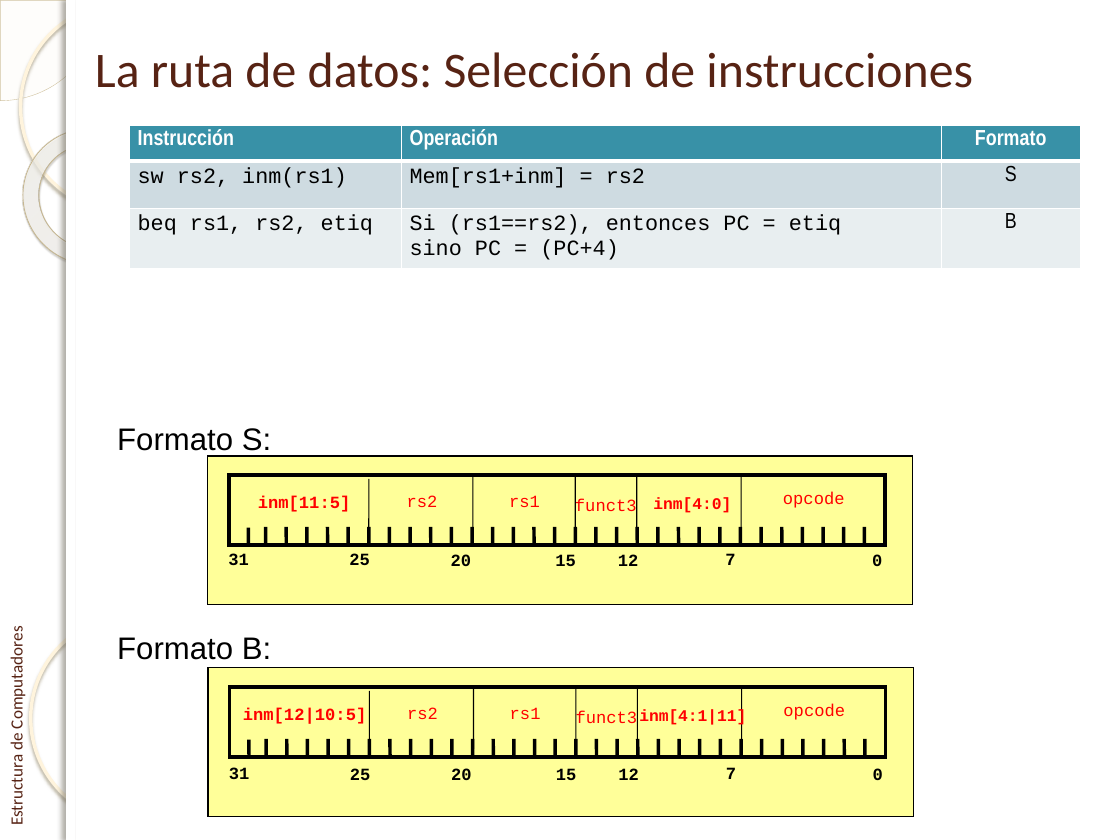
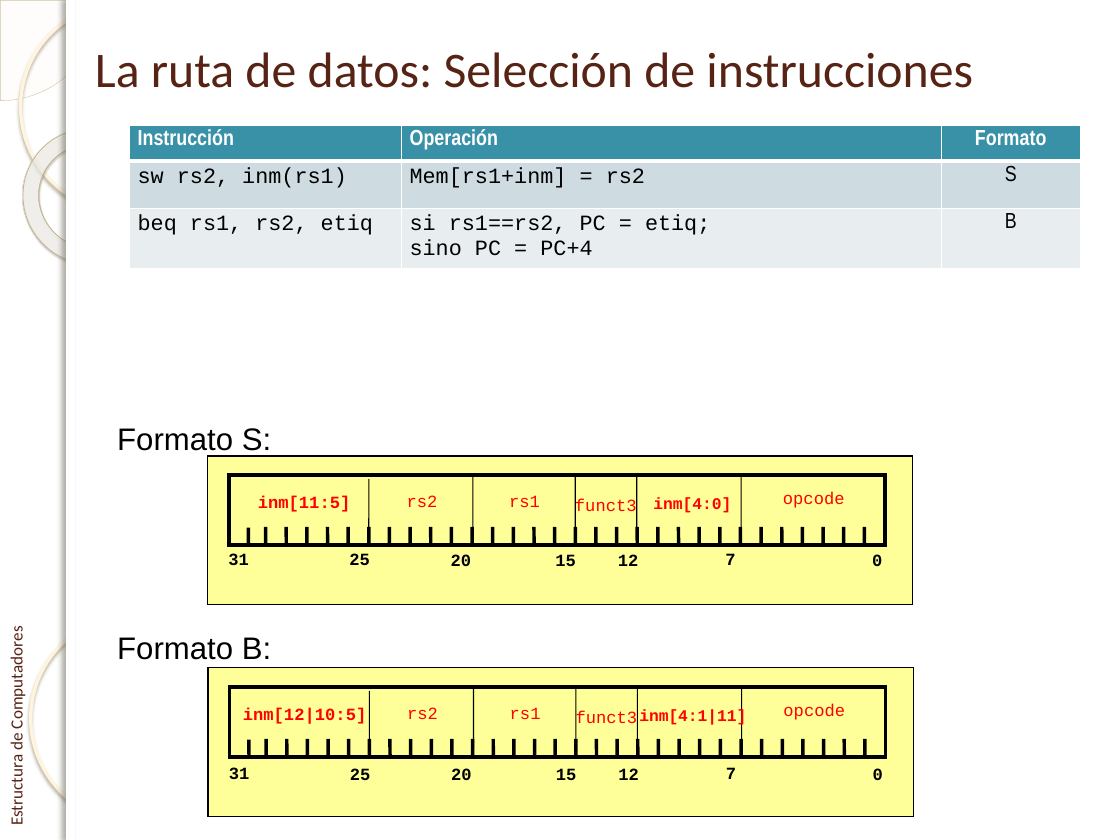
Before and after one commit to enriquesquintana/ETC, a slide deck: slide 46 of ETC_RISCV/Teoría/Tema 1. El procesador_RISCV.pptx. Drawn at 1120x840 pixels with LibreOffice and Linux fonts; fonts in the diff are those of the drawing; background and template pictures are left out. Boxes give left, top, right and bottom in pixels: in the first picture for what was removed or moved away, otherwise in the second. Text is boxed around its words. In the diff, an @@ line names an element or a change of style, - is before the commit and + after.

```diff
--- a/ETC_RISCV/Teoría/Tema 1. El procesador_RISCV.pptx
+++ b/ETC_RISCV/Teoría/Tema 1. El procesador_RISCV.pptx
@@ table at (129,125,1080,269) @@
-row 3, column 2: Si (rs1==rs2), entonces PC = etiq / sino PC = (PC+4)
+row 3, column 2: si rs1==rs2, PC = etiq; / sino PC = PC+4
```
Also in this commit, not shown: 21 other slides changed.
